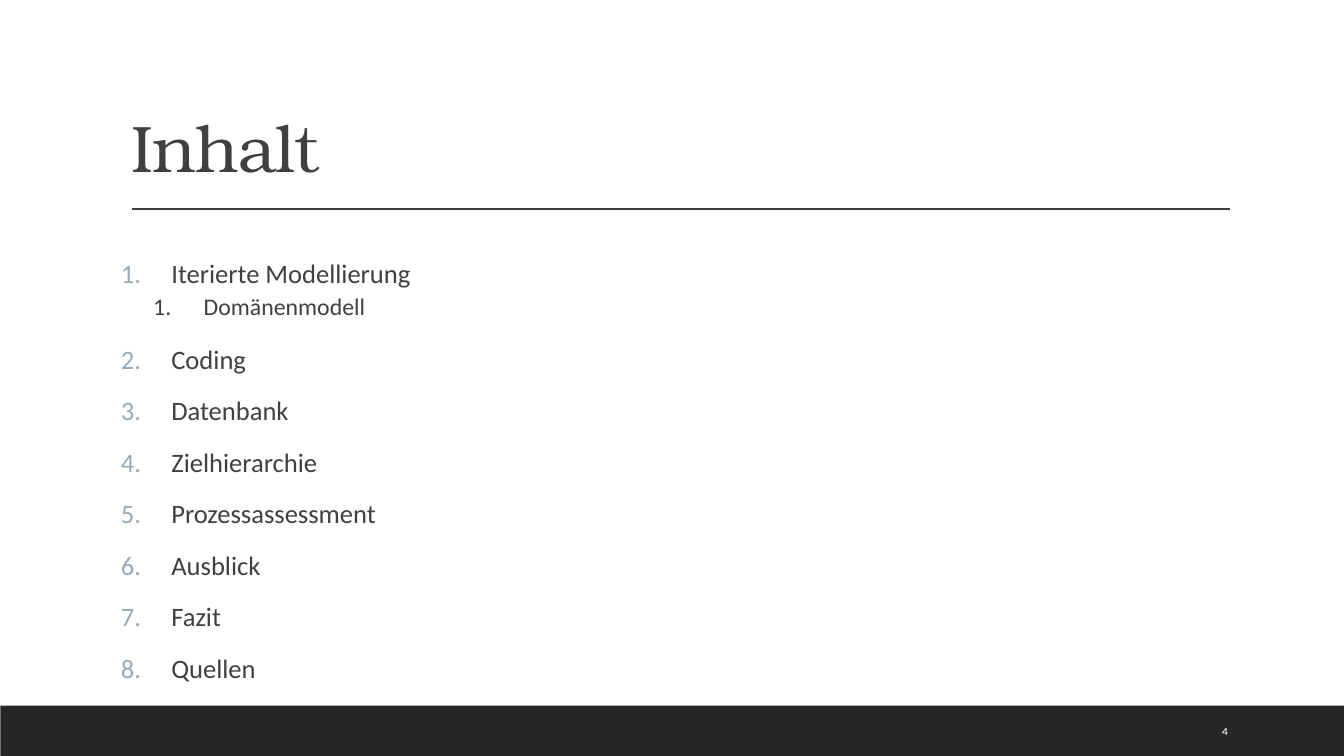
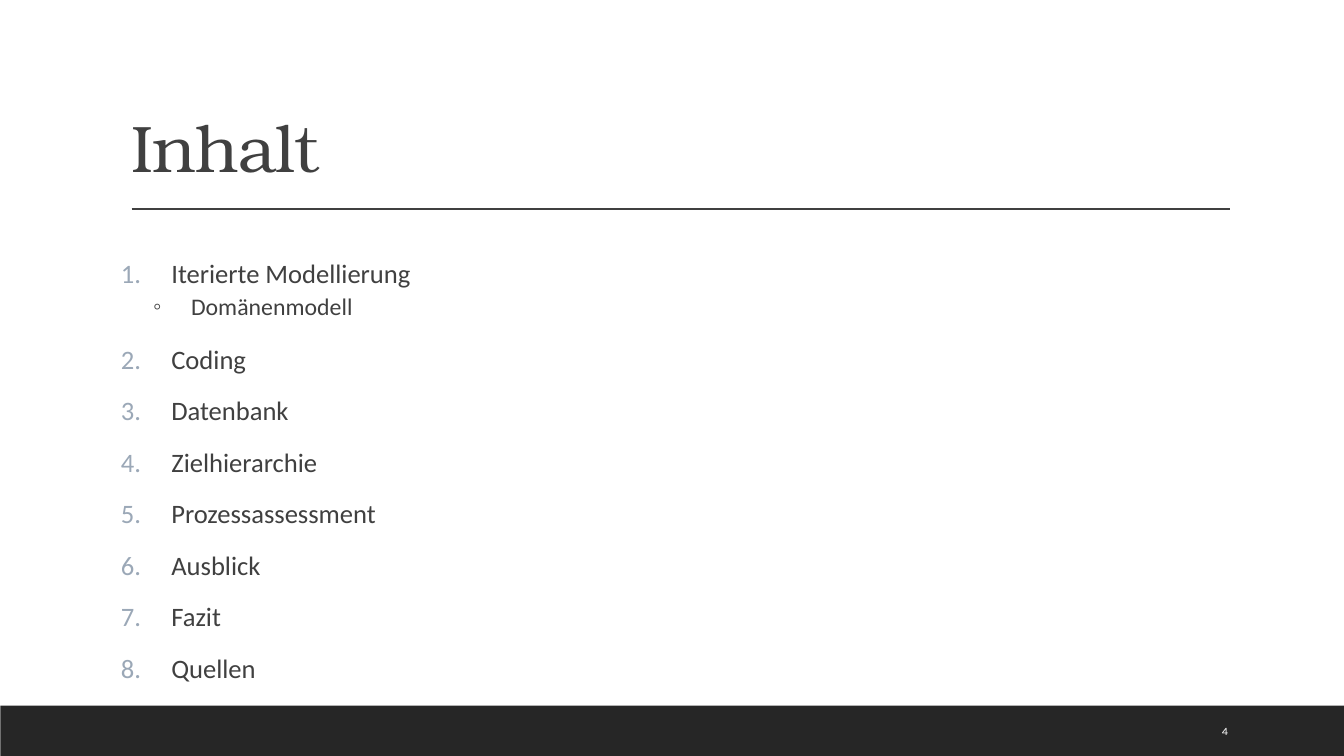
Before and after one commit to Kplacken/EPWS2020SerttasPlackenhohn, a slide deck: slide 4 of Audits/Audit 4/WS2020_SerttasPlackenhohn_Audit4.pptx. Drawn at 1344x756 pixels with LibreOffice and Linux fonts; fonts in the diff are those of the drawing. Boxes give left, top, right and bottom in pixels: in the first picture for what was removed or moved away, otherwise in the second. Text is boxed around its words. In the diff, an @@ line names an element or a change of style, - is before the commit and + after.

```diff
--- a/Audits/Audit 4/WS2020_SerttasPlackenhohn_Audit4.pptx
+++ b/Audits/Audit 4/WS2020_SerttasPlackenhohn_Audit4.pptx
@@ text at (191, 298, 352, 315): bullet 1. to ◦ @@
```
Also in this commit, not shown: 3 other slides changed, 5 slides added.
